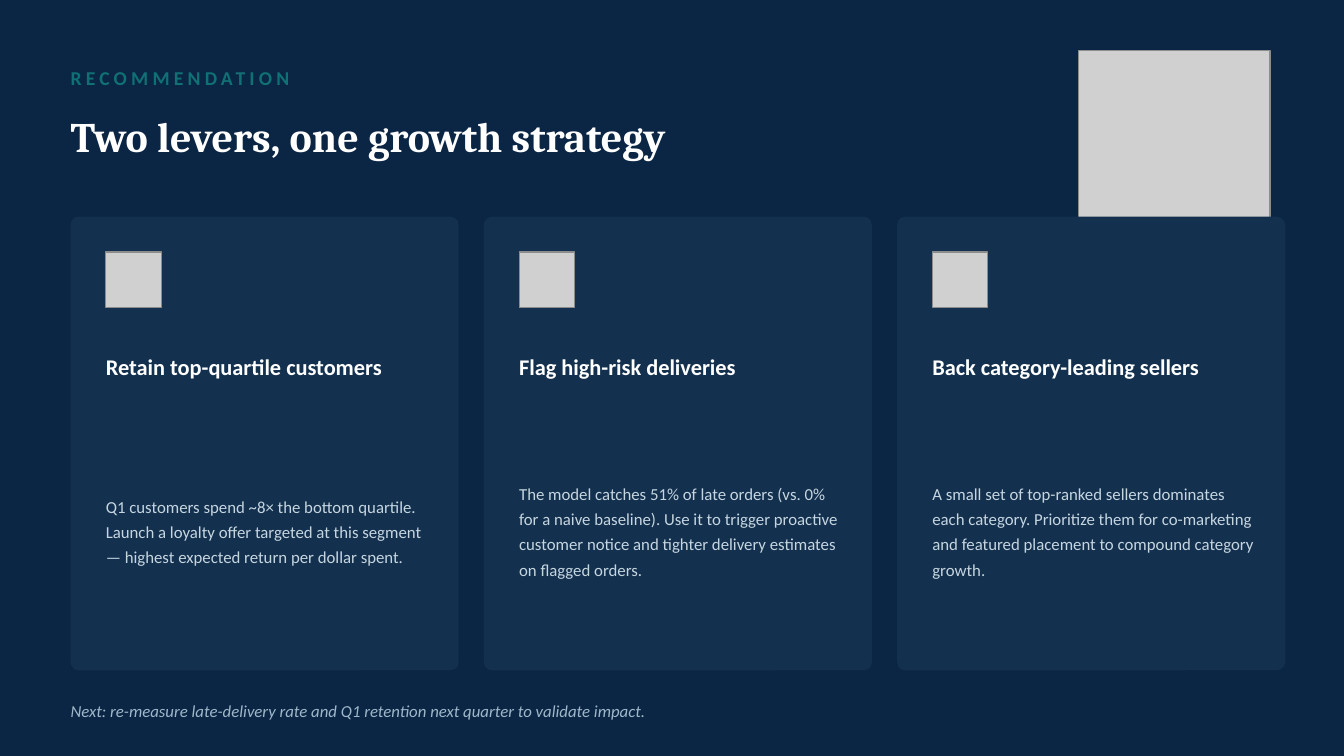
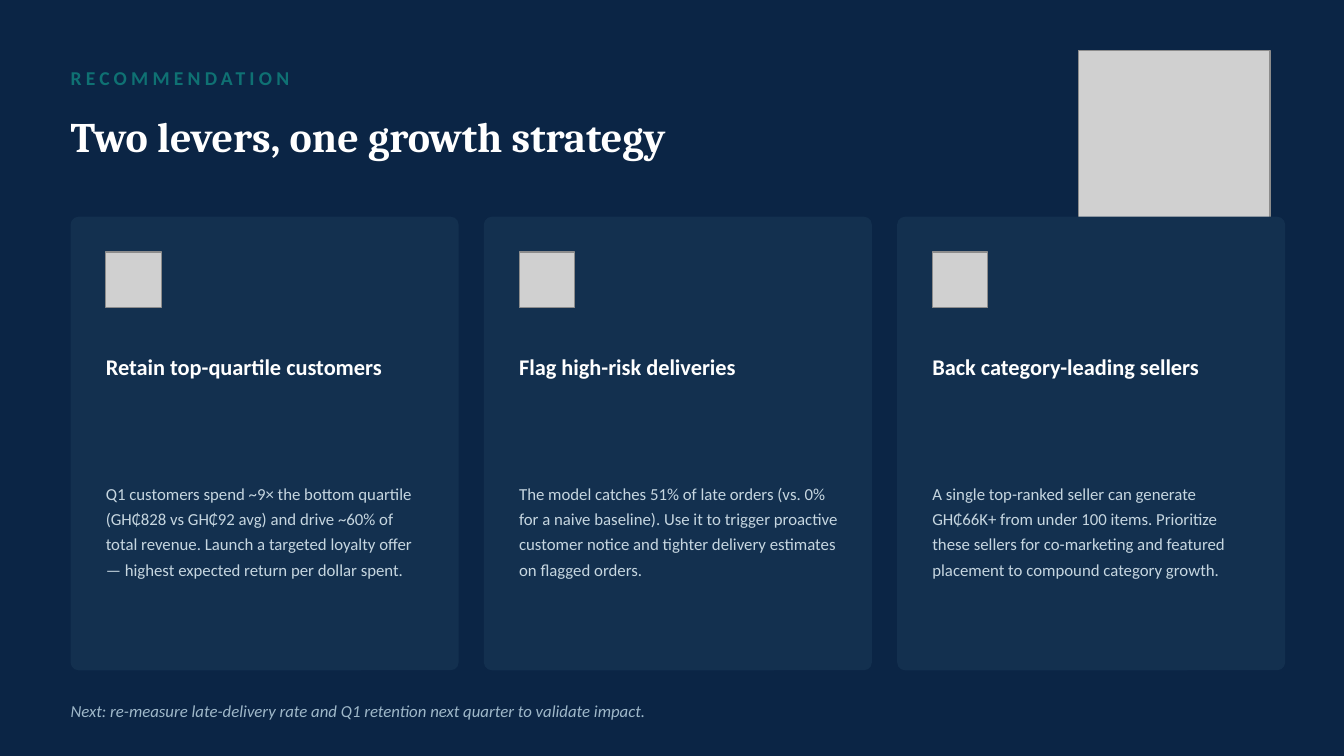
Before and after one commit to AbigailAbenaDadzie/olist-analytics, a slide deck: slide 7 of slides/olist_analytics.pptx. Drawn at 1344x756 pixels with LibreOffice and Linux fonts; fonts in the diff are those of the drawing; grey boxes stand for pictures. Boxes give left, top, right and bottom in pixels: in the first picture for what was removed or moved away, otherwise in the second. Text is boxed around its words. In the diff, an @@ line names an element or a change of style, - is before the commit and + after.

```diff
--- a/slides/olist_analytics.pptx
+++ b/slides/olist_analytics.pptx
@@ text at (106,488,411,579): text changed @@
-Q1 customers spend ~8× the bottom quartile. Launch a loyalty offer targeted at this segment — highest expected return per dollar spent.
+Q1 customers spend ~9× the bottom quartile (GH₵828 vs GH₵92 avg) and drive ~60% of total revenue. Launch a targeted loyalty offer — highest expected return per dollar spent.
@@ text at (932,488,1225,579): text changed @@
-A small set of top-ranked sellers dominates each category. Prioritize them for co-marketing and featured placement to compound category growth.
+A single top-ranked seller can generate GH₵66K+ from under 100 items. Prioritize these sellers for co-marketing and featured placement to compound category growth.
```
Also in this commit, not shown: 5 other slides changed, 4 other files.
